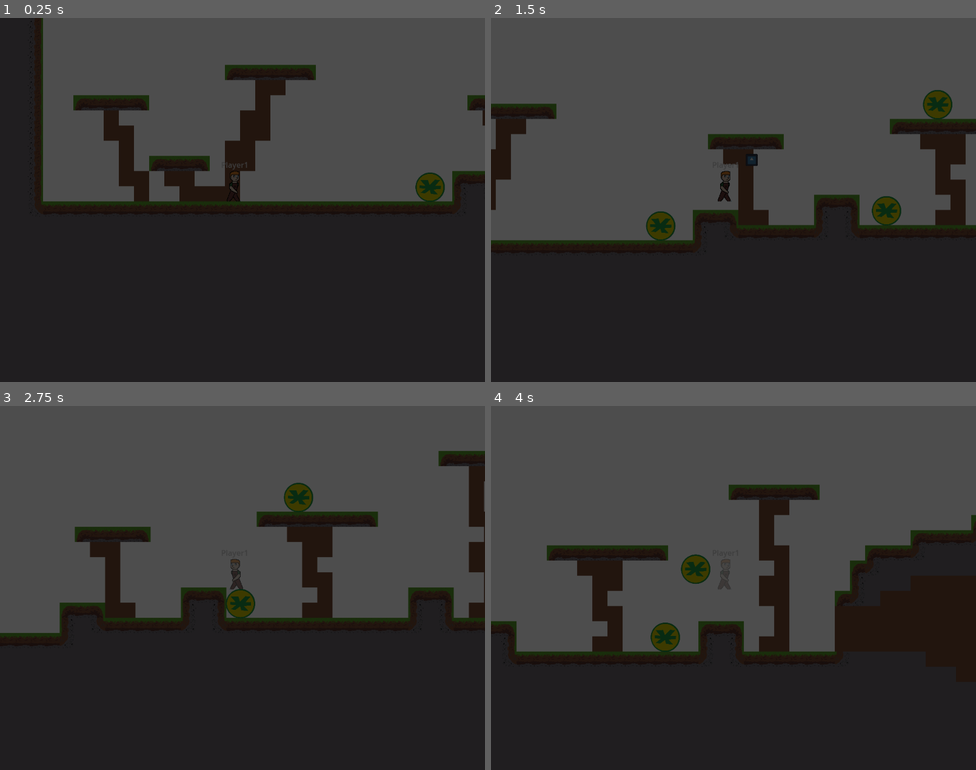
Above: before the commit, frames 1-4 (two rows, left to right).
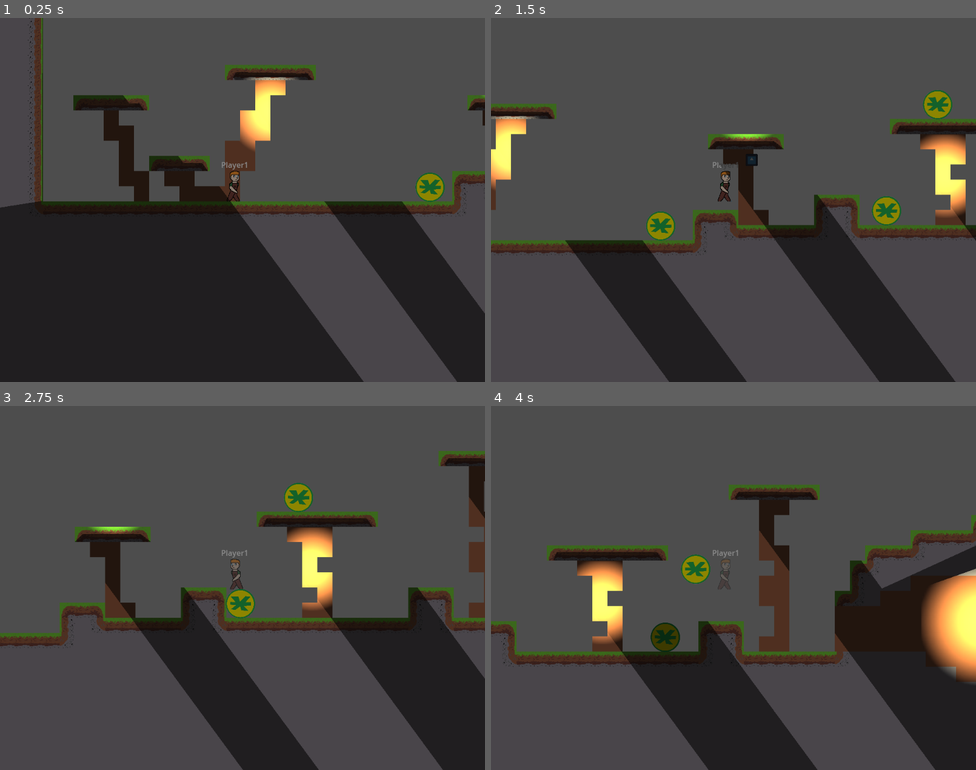
Above: after the commit, the same moments.

Repository: zac112/HeroFarmer
Game: Godot game, scene res://Assets/Platform/level_1.1.tscn
The game is run twice, just before and just after one commit, with the same random seed, the same clock (stepped at 60 frames per second) and the same inputs. This scene is started directly instead of the project's main scene. The engine's default icon, where the game draws it, is replaced by a stand-in: a white triangle on a blue panel in a dark square.
Inputs:
- Up to frame 1 (0.25 s): no input
- Up to frame 2 (1.5 s): hold Space (Farm_action) 0.53-1.28 s; hold D (Farm_right) from 0.53 s (still down); tap W (Farm_up) at 0.77 s; tap Space (Farm_action) at 1.35 s
- Up to frame 3 (2.75 s): tap W (Farm_up) at 1.52 s; release D (Farm_right) at 2.03 s; hold A (Farm_left) from 2.03 s (still down); hold Space (Farm_action) from 2.03 s (still down)
- Up to frame 4 (4 s): release A (Farm_left) at 2.78 s; release Space (Farm_action) at 2.78 s; hold D (Farm_right) from 2.78 s (still down); tap Space (Farm_action) at 2.85 s; tap W (Farm_up) at 3.02, 3.77 s; hold Space (Farm_action) from 3.53 s (still down)

The runs differ from the first frame. In frame 1, 20% of the frame differs, in the area x 0-100%, y 0-100%; in frame 2, 34%, in the area x 0-100%, y 19-100%; in frame 3, 33%; in frame 4, 29%.

Commit message:
Added shadows and lighting to level1.1

Diff:
--- a/Assets/Platform/level_1.1.tscn
+++ b/Assets/Platform/level_1.1.tscn
@@ -332,6 +332,48 @@
 sources/0 = SubResource("TileSetAtlasSource_mysnq")
 sources/2 = SubResource("TileSetAtlasSource_ioso4")
 
+[sub_resource type="OccluderPolygon2D" id="OccluderPolygon2D_x1744"]
+polygon = PackedVector2Array(418, -203, 540, -203, 561, -187, 401, -187)
+
+[sub_resource type="OccluderPolygon2D" id="OccluderPolygon2D_pvktd"]
+polygon = PackedVector2Array(-497, 5, -496, -535, -967, -511, -966, 79)
+
+[sub_resource type="OccluderPolygon2D" id="OccluderPolygon2D_lso5w"]
+polygon = PackedVector2Array(-155, -63, -154, -63, -159, -75, -255, -74, -261, -62)
+
+[sub_resource type="OccluderPolygon2D" id="OccluderPolygon2D_wysqb"]
+polygon = PackedVector2Array(-285, -189, -292, -201, -413, -201, -417, -190)
+
+[sub_resource type="OccluderPolygon2D" id="OccluderPolygon2D_o7gvf"]
+polygon = PackedVector2Array(-94, -256, -87, -267, 64, -264, 69, -256)
+
+[sub_resource type="OccluderPolygon2D" id="OccluderPolygon2D_ce1f1"]
+polygon = PackedVector2Array(799, -220, 806, -236, 1017, -236, 1024, -224)
+
+[sub_resource type="OccluderPolygon2D" id="OccluderPolygon2D_3roof"]
+polygon = PackedVector2Array(1182, -351, 1190, -363, 1342, -362, 1347, -352)
+
+[sub_resource type="OccluderPolygon2D" id="OccluderPolygon2D_t7w8o"]
+polygon = PackedVector2Array(1425, -128, 1483, -127, 1768, -228, 2067, -230, 2296, -132, 2362, -130, 2089, -258, 1714, -260)
+
+[sub_resource type="OccluderPolygon2D" id="OccluderPolygon2D_8n7hq"]
+polygon = PackedVector2Array(2525, -94, 2530, -110, 2651, -108, 2657, -96)
+
+[sub_resource type="OccluderPolygon2D" id="OccluderPolygon2D_ayeh5"]
+polygon = PackedVector2Array(3169, -128, 3178, -145, 3319, -144, 3329, -129)
+
+[sub_resource type="OccluderPolygon2D" id="OccluderPolygon2D_4ux7g"]
+polygon = PackedVector2Array(3070, -265, 3072, -20, 2792, -31, 2797, -247)
+
+[sub_resource type="Gradient" id="Gradient_8hrvo"]
+offsets = PackedFloat32Array(0.0714286, 0.772727)
+colors = PackedColorArray(1, 0.952941, 0.54902, 1, 1, 1, 1, 0)
+
+[sub_resource type="GradientTexture2D" id="GradientTexture2D_tnp4w"]
+gradient = SubResource("Gradient_8hrvo")
+fill = 1
+fill_from = Vector2(0.504587, 0.481651)
+
 [node name="Level1" type="Node2D"]
 script = ExtResource("1_weief")
 
@@ -384,3 +426,108 @@
 
 [node name="Enemy_melee_walking8" parent="." instance=ExtResource("6_ul227")]
 position = Vector2(3028, -350)
+
+[node name="DirectionalLight2D" type="DirectionalLight2D" parent="."]
+position = Vector2(-44.9999, -746)
+rotation = -0.6353
+energy = 0.31
+shadow_enabled = true
+shadow_item_cull_mask = 3
+height = 0.63
+max_distance = 1.0
+
+[node name="LightOccluder2D" type="LightOccluder2D" parent="."]
+occluder = SubResource("OccluderPolygon2D_x1744")
+
+[node name="LightOccluder2D2" type="LightOccluder2D" parent="."]
+occluder = SubResource("OccluderPolygon2D_pvktd")
+
+[node name="LightOccluder2D3" type="LightOccluder2D" parent="."]
+occluder = SubResource("OccluderPolygon2D_lso5w")
+
+[node name="LightOccluder2D4" type="LightOccluder2D" parent="."]
+occluder = SubResource("OccluderPolygon2D_wysqb")
+
+[node name="LightOccluder2D5" type="LightOccluder2D" parent="."]
+occluder = SubResource("OccluderPolygon2D_o7gvf")
+
+[node name="LightOccluder2D6" type="LightOccluder2D" parent="."]
+occluder = SubResource("OccluderPolygon2D_ce1f1")
+
+[node name="LightOccluder2D7" type="LightOccluder2D" parent="."]
+occluder = SubResource("OccluderPolygon2D_3roof")
+
+[node name="LightOccluder2D8" type="LightOccluder2D" parent="."]
+occluder = SubResource("OccluderPolygon2D_t7w8o")
+
+[node name="LightOccluder2D9" type="LightOccluder2D" parent="."]
+occluder = SubResource("OccluderPolygon2D_8n7hq")
+
+[node name="LightOccluder2D10" type="LightOccluder2D" parent="."]
+occluder = SubResource("OccluderPolygon2D_ayeh5")
+
+[node name="LightOccluder2D11" type="LightOccluder2D" parent="."]
+occluder = SubResource("OccluderPolygon2D_4ux7g")
+
+[node name="PointLight2D" type="PointLight2D" parent="."]
+position = Vector2(-14, -180)
+color = Color(1, 1, 0.847059, 1)
+energy = 4.46
+blend_mode = 2
+shadow_enabled = true
+texture = SubResource("GradientTexture2D_tnp4w")
+texture_scale = 2.76
+
+[node name="PointLight2D2" type="PointLight2D" parent="."]
+position = Vector2(901, -129)
+color = Color(1, 1, 0.847059, 1)
+energy = 4.46
+blend_mode = 2
+shadow_enabled = true
+texture = SubResource("GradientTexture2D_tnp4w")
+texture_scale = 2.76
+
+[node name="PointLight2D5" type="PointLight2D" parent="."]
+position = Vector2(1885, -377)
+color = Color(1, 1, 0.847059, 1)
+energy = 4.46
+blend_mode = 2
+shadow_enabled = true
+texture = SubResource("GradientTexture2D_tnp4w")
+texture_scale = 2.76
+
+[node name="PointLight2D7" type="PointLight2D" parent="."]
+position = Vector2(2978, -381)
+color = Color(1, 1, 0.847059, 1)
+energy = 4.46
+blend_mode = 2
+shadow_enabled = true
+texture = SubResource("GradientTexture2D_tnp4w")
+texture_scale = 2.76
+
+[node name="PointLight2D6" type="PointLight2D" parent="."]
+position = Vector2(483, -288)
+color = Color(1, 1, 0.847059, 1)
+energy = 4.46
+blend_mode = 2
+shadow_enabled = true
+texture = SubResource("GradientTexture2D_tnp4w")
+texture_scale = 2.76
+
+[node name="PointLight2D3" type="PointLight2D" parent="."]
+position = Vector2(1706, -85)
+color = Color(1, 1, 0.847059, 1)
+energy = 4.46
+blend_mode = 2
+shadow_enabled = true
+texture = SubResource("GradientTexture2D_tnp4w")
+texture_scale = 4.11
+
+[node name="PointLight2D4" type="PointLight2D" parent="."]
+position = Vector2(2077, -84)
+color = Color(1, 1, 0.847059, 1)
+energy = 4.46
+blend_mode = 2
+shadow_enabled = true
+texture = SubResource("GradientTexture2D_tnp4w")
+texture_scale = 4.11
Not shown: 1 places in Assets/Platform/level_1.1.tscn that only renumber resources
